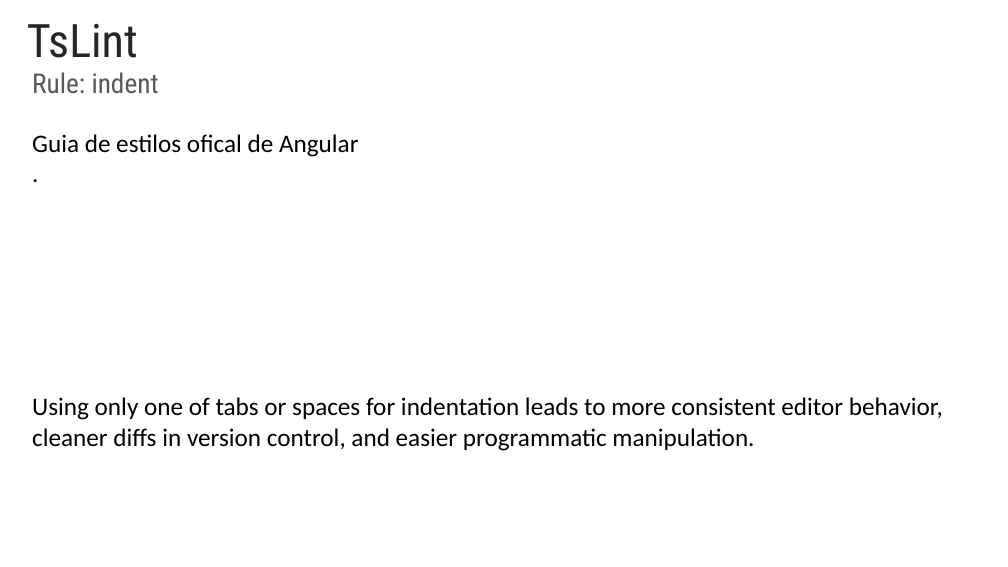
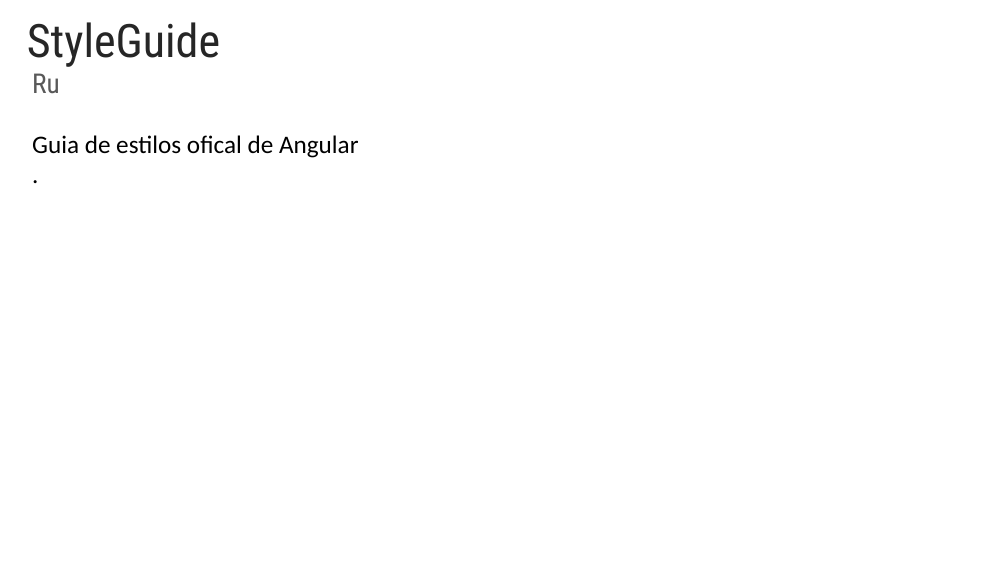
Before and after one commit to rached193/AngularWorkshop-20181116, a slide deck: slide 5 of AngularWorkshop-16-11-2018.pptx (slide 4 before the commit). Drawn at 1008x567 pixels with LibreOffice and Linux fonts; fonts in the diff are those of the drawing; background and template pictures are left out. Boxes give left, top, right and bottom in pixels: in the first picture for what was removed or moved away, otherwise in the second. Text is boxed around its words. In the diff, an @@ line names an element or a change of style, - is before the commit and + after.

```diff
--- a/AngularWorkshop-16-11-2018.pptx
+++ b/AngularWorkshop-16-11-2018.pptx
@@ title at bbox=[27, 22, 220, 67]: text changed @@
-TsLint
+StyleGuide
@@ text at bbox=[32, 73, 60, 93]: text changed @@
-Rule: indent
+Ru
@@ text removed at bbox=[32, 397, 943, 451] @@
-Using only one of tabs or spaces for indentation leads to more consistent editor behavior, cleaner diffs in version control, and easier programmatic manipulation.
```
Also in this commit, not shown: 2 other slides changed, 9 slides added, 1 slide removed.
